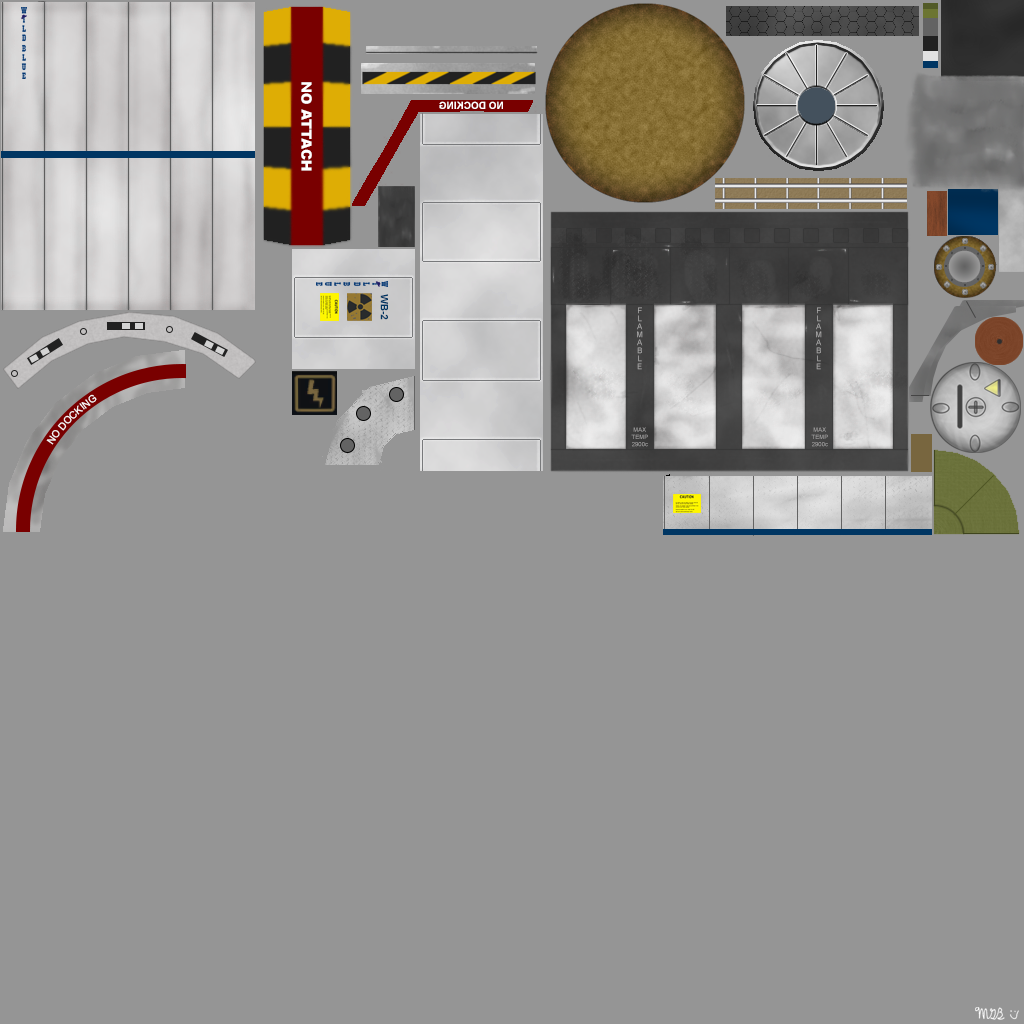
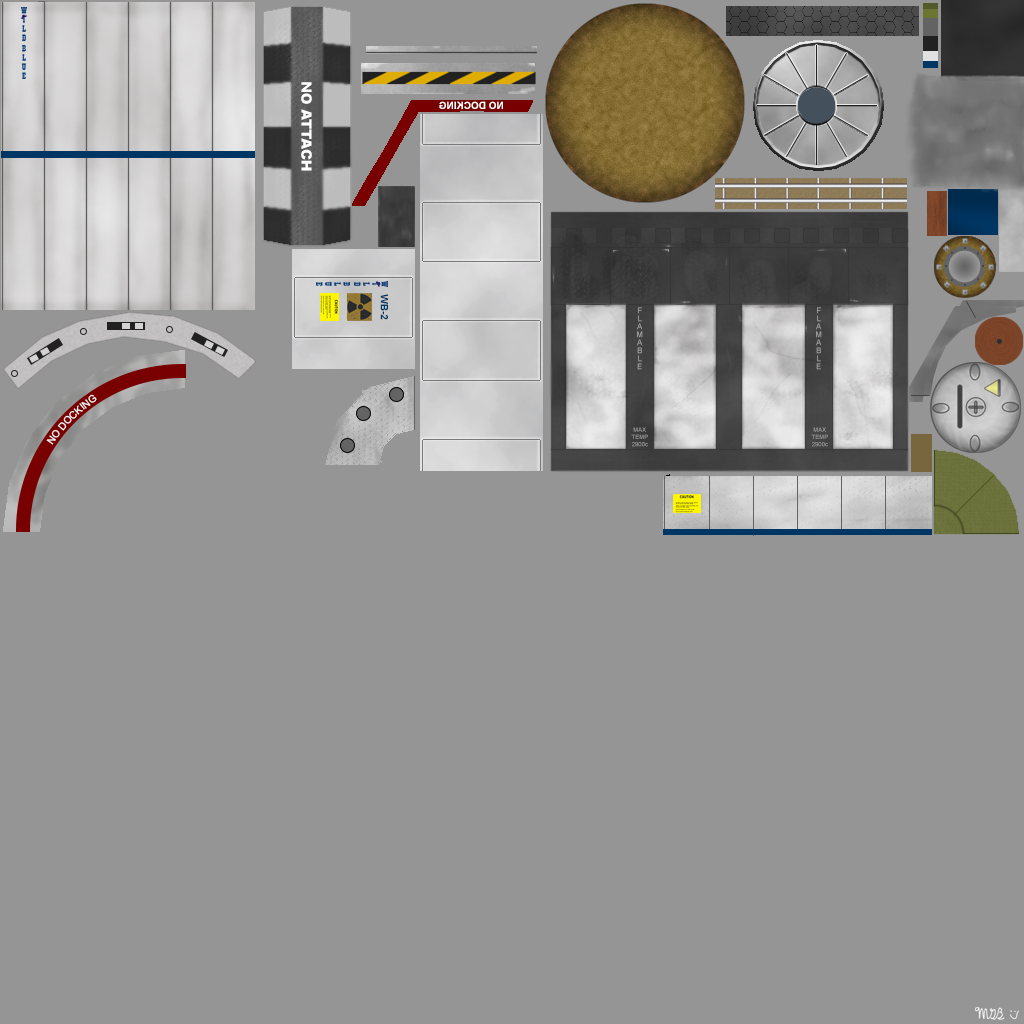
Layers edited between the first and the second 1024x1024 image:
painted on "Layer 38 copy" over [263, 5, 353, 247]
removed layer "Layer 38" over [291, 7, 323, 245]
removed layer "Layer 37 copy" over [264, 7, 350, 245]
removed layer "Layer 54" over [292, 371, 337, 415]
